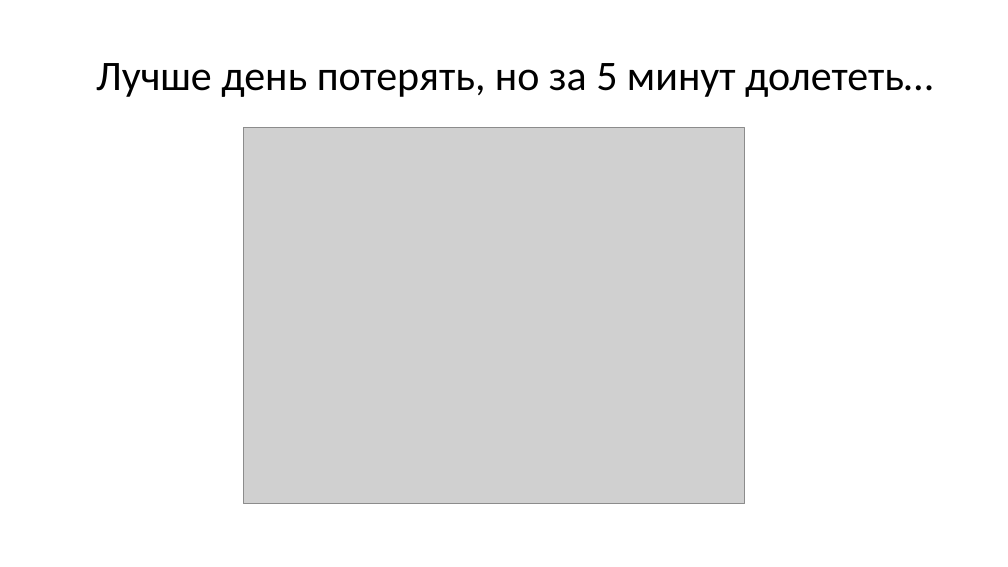
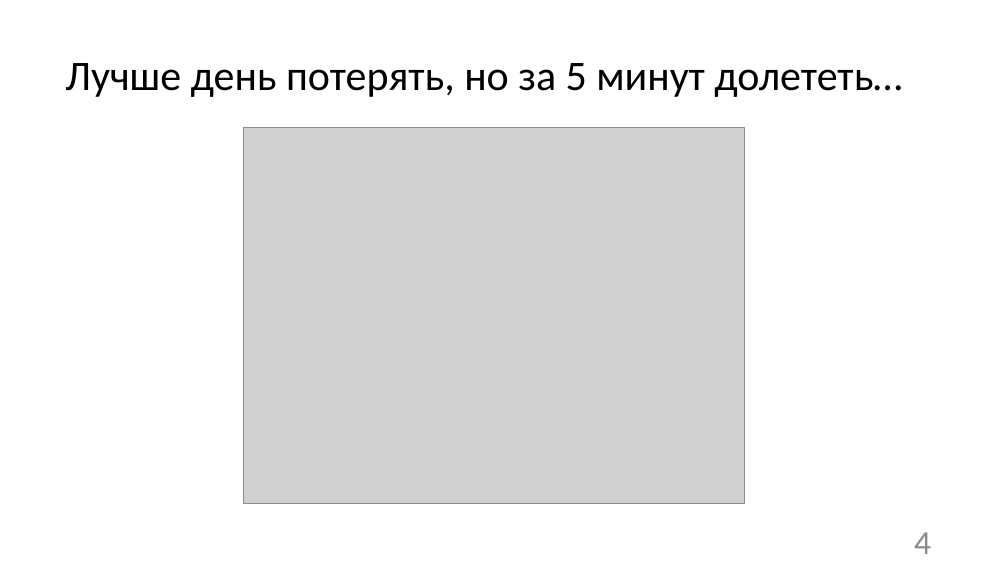
Before and after one commit to akorob/queryDsl, a slide deck: slide 4 of queryDsl_13.09.2017_presentation.pptx. Drawn at 1008x567 pixels with LibreOffice and Linux fonts; fonts in the diff are those of the drawing; grey boxes stand for pictures. Boxes give left, top, right and bottom in pixels: in the first picture for what was removed or moved away, otherwise in the second. Text is boxed around its words. In the diff, an @@ line names an element or a change of style, - is before the commit and + after.

```diff
--- a/queryDsl_13.09.2017_presentation.pptx
+++ b/queryDsl_13.09.2017_presentation.pptx
@@ text "Лучше день потерять, но за ...": place and size @@
-text "Лучше день потерять, но за ..." at <box>96,63,933,97</box>
+text "Лучше день потерять, но за ..." at <box>65,63,902,97</box>
@@ page number added at <box>914,532,931,554</box>, 32 pt, text #8C8C8C @@
+4
```
Also in this commit, not shown: 11 other slides changed, 1 other file.
